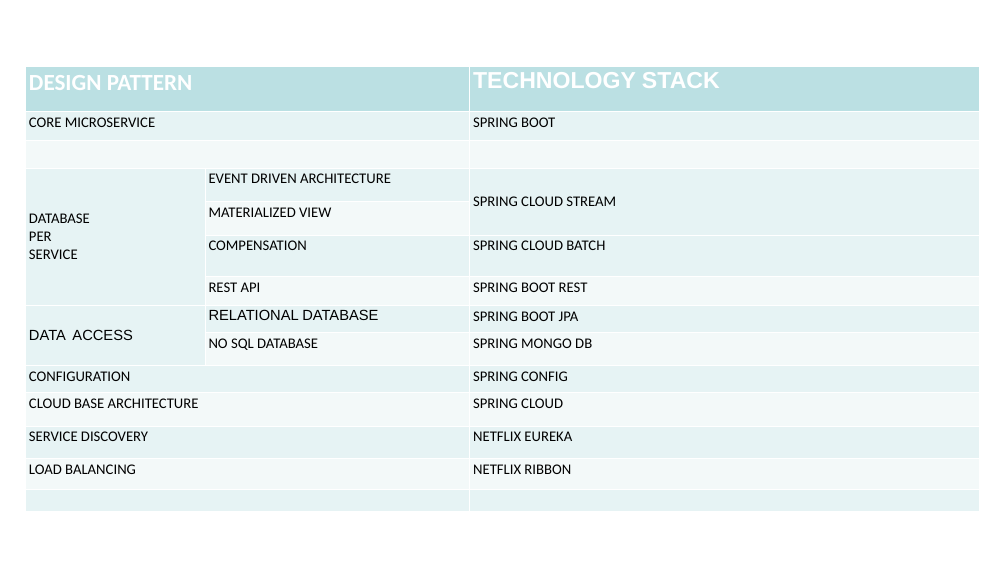
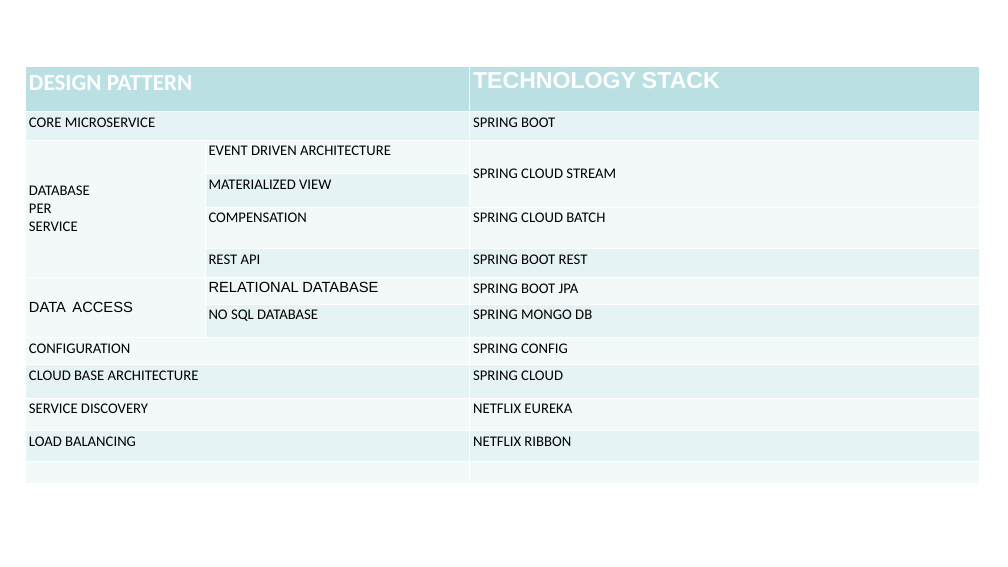
Before and after one commit to lbennardis/microS_code2016_DOCS, a slide deck: slide 8 of luigiBennardisMicroservices.pptx. Drawn at 1008x567 pixels with LibreOffice and Linux fonts; fonts in the diff are those of the drawing; background and template pictures are left out. Boxes give left, top, right and bottom in pixels: in the first picture for what was removed or moved away, otherwise in the second. Text is boxed around its words. In the diff, an @@ line names an element or a change of style, - is before the commit and + after.

```diff
--- a/luigiBennardisMicroservices.pptx
+++ b/luigiBennardisMicroservices.pptx
@@ table at [25, 66, 980, 483] @@
-row 3:  |  | 
```
Also in this commit, not shown: 1 other slide changed, 8 slides added, 1 other file.
